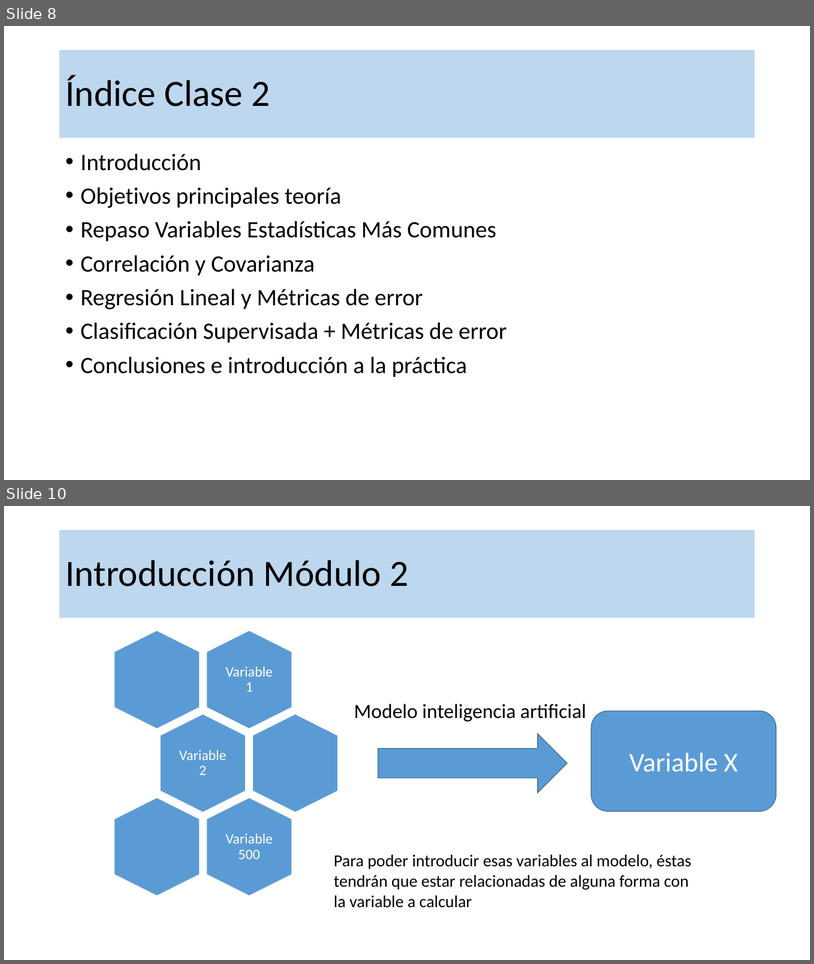
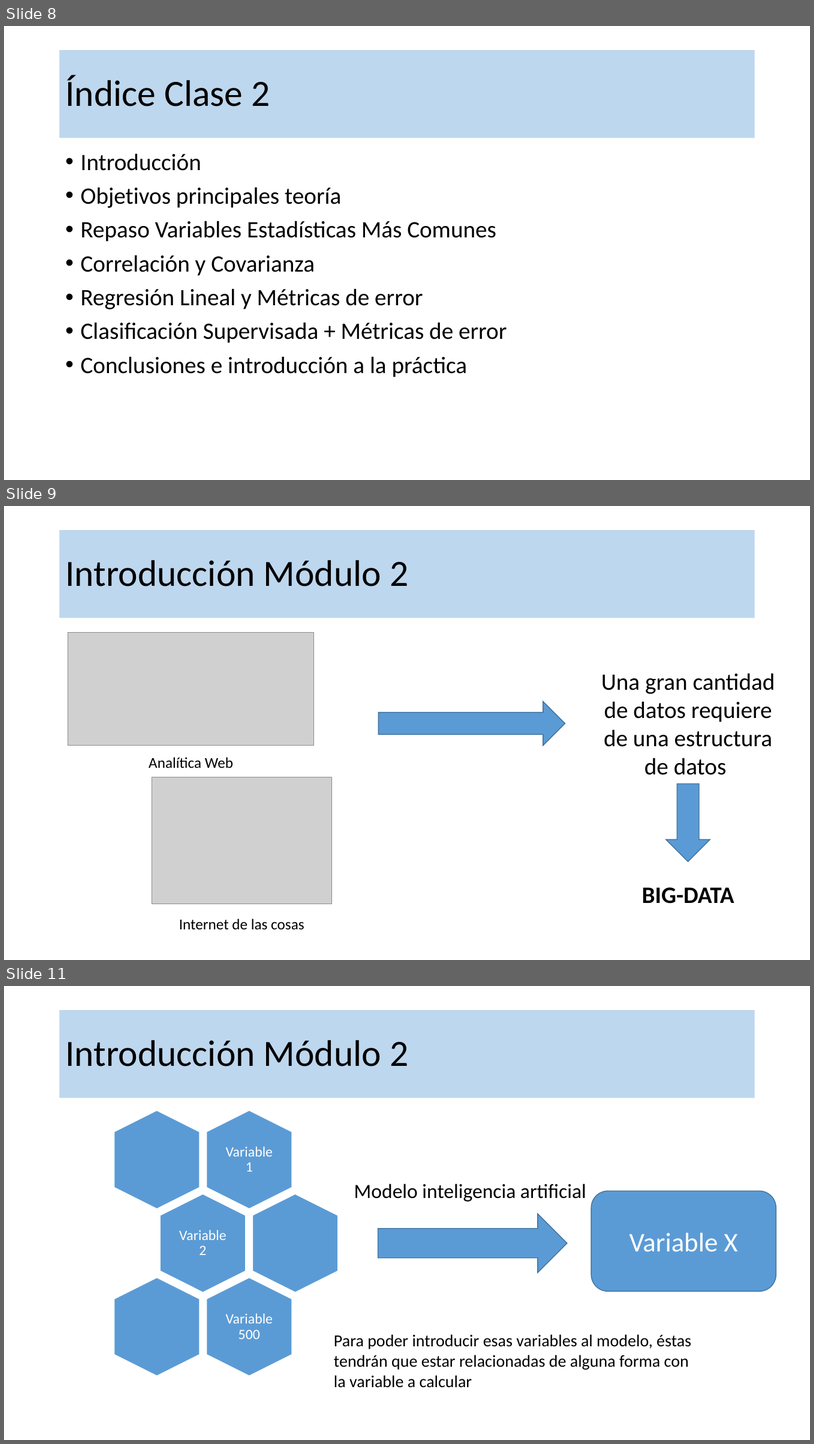
Before and after one commit to robgaray/EESIA_Consumo_Analisis_Datos_2021, a slide deck: 1_Presentaciones/Sesion_2_Teoría.pptx. Shown one above the other, each under a label of ours: slides 8 and 10 before the commit, slides 8, 9 and 11 after it; the slides between them are not shown. The pictures are 814x964 and 814x1444 pixels, drawn with LibreOffice and Linux fonts; fonts in the diff are those of the drawing; grey boxes stand for pictures; background and template pictures are left out. Boxes give left, top, right and bottom in pixels: in the first picture for what was removed or moved away, otherwise in the second. Text is boxed around its words. In the diff, an @@ line names an element or a change of style, - is before the commit and + after.

```diff
--- a/1_Presentaciones/Sesion_2_Teoría.pptx
+++ b/1_Presentaciones/Sesion_2_Teoría.pptx
@@ slide 9 added at (x1=4, y1=506, x2=810, y2=960), background #FFFFFF @@
@@ title added at (x1=60, y1=530, x2=755, y2=618), fill #BDD7EE, 44 pt, text #000000 @@
+Introducción Módulo 2
@@ picture added at (x1=68, y1=633, x2=314, y2=745) @@
@@ text added at (x1=602, y1=673, x2=776, y2=775), 28 pt, text #000000 @@
+Una gran cantidad de datos requiere de una estructura de datos
@@ right arrow added at (x1=378, y1=702, x2=566, y2=745), fill #5B9BD5, outline #43739E 1 pt @@
@@ text added at (x1=149, y1=757, x2=233, y2=768), 18 pt, text #000000 @@
+Analítica Web
@@ picture added at (x1=152, y1=777, x2=332, y2=904) @@
@@ right arrow added at (x1=666, y1=784, x2=711, y2=862), fill #5B9BD5, outline #43739E 1 pt @@
@@ text added at (x1=642, y1=887, x2=735, y2=903), 28 pt, text #000000, bold @@
+BIG-DATA
@@ text added at (x1=179, y1=918, x2=304, y2=930), 18 pt, text #000000 @@
+Internet de las cosas
@@ what was slide 10 is now slide 11 @@
```
Also in this commit, not shown: 4 slides changed, 8 other slides added, 1 other file.
